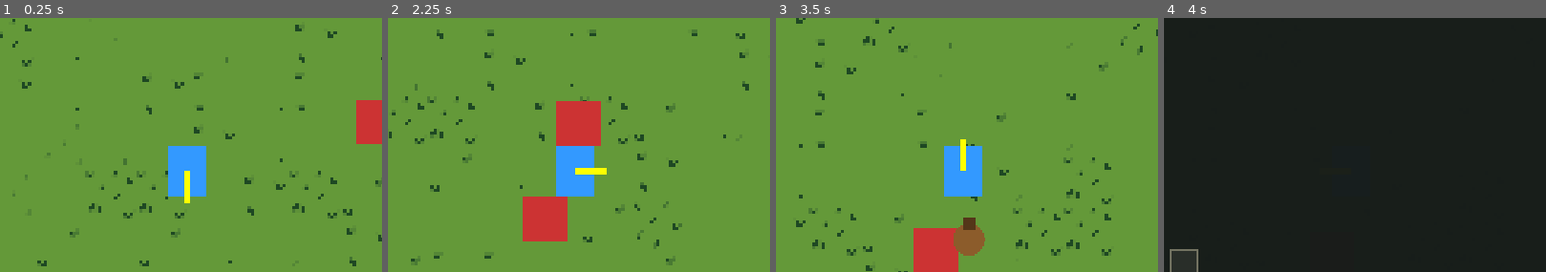
Above: before the commit, frames 1-4 (left to right).
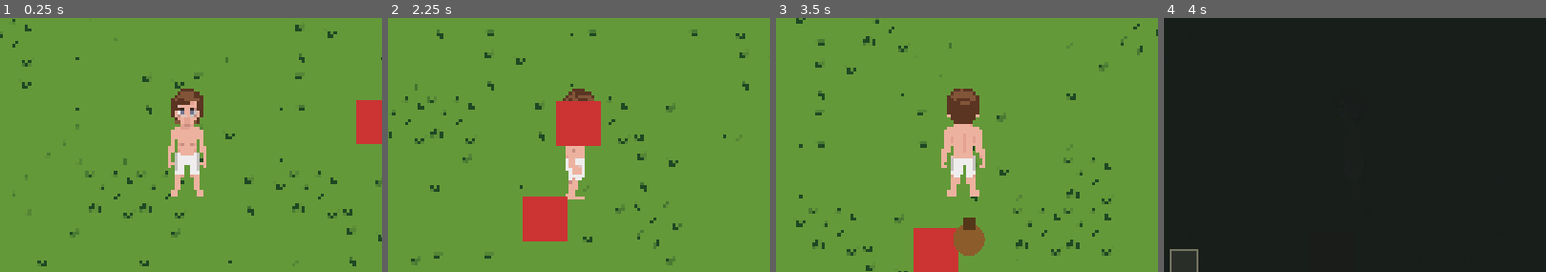
Above: after the commit, the same moments.

Repository: MysteriousSeal/ProjectInfinite
Game: Godot game, scene res://scenes/Main.tscn
The game is run twice, just before and just after one commit, with the same random seed, the same clock (stepped at 60 frames per second) and the same inputs.
Inputs (mouse positions are % of the whole screen's width and height, from its top left):
- Up to frame 1 (0.25 s): no input
- Up to frame 2 (2.25 s): move the mouse to (72, 45) at 0.52 s; hold D 0.53-1.28 s; tap 1 at 0.6 s; click (72, 45) at 0.67 s; tap Space at 0.77, 1.52 s; move the mouse to (30, 55) at 1.27 s; hold S 1.28-2.03 s; tap 2 at 1.35 s; move the mouse to (60, 28) at 2.02 s; hold D from 2.03 s (still down); tap 3 at 2.1 s
- Up to frame 3 (3.5 s): move the mouse to (45, 70) at 2.77 s; release D at 2.78 s; hold W from 2.78 s (still down); tap 4 at 2.85 s; click (45, 70) at 2.92 s; tap Space at 3.02 s
- Up to frame 4 (4 s): tap E at 3.5 s; move the mouse to (80, 65) at 3.52 s; release W at 3.53 s; hold A from 3.53 s (still down); hold I from 3.53 s (still down); tap Space at 3.77 s
The pictures show only the part of the screen within x 26-76%, y 20-70%; the shares and areas given below are measured in that part.

The runs differ from the first frame. In frame 1, 3.7% of the frame differs, in the area x 44-54%, y 27-73%; in frame 2, 2.4%; in frame 3, 3.9%, in the area x 43-55%, y 27-71%; in frame 4, less than 0.1%.

Commit message:
Add the hero sprite and starting gear icons
Replaces the placeholder rectangle with a four-direction hero drawn two
tiles tall, lifted so the feet rest on the bottom of the collision box
while the head overhangs the tile above. Movement stays free
eight-directional and a diagonal resolves to the cardinal it leans
towards.

Also adds icons for three armours and three weapons. Gear is art only
for now: equipping will show these in the bag rather than on the hero,
so the sprite does not need a variant per combination.

Diff:
--- a/scenes/Player.tscn
+++ b/scenes/Player.tscn
@@ -17,6 +17,8 @@
 [node name="CollisionShape2D" type="CollisionShape2D" parent="."]
 shape = SubResource("RectangleShape2D_body")
 
+[node name="Sprite" type="Sprite2D" parent="."]
+
 [node name="Health" type="Node" parent="."]
 script = ExtResource("2_health")
 max_health = 50
--- a/scripts/Player.gd
+++ b/scripts/Player.gd
@@ -15,8 +15,17 @@
 const SPEED_PER_DEXTERITY := 4.0
 const COOLDOWN_PER_DEXTERITY := 0.01
 
+# The sprite stands two tiles tall while the body occupies one, so it is
+# lifted until the feet sit on the bottom edge of the collision box.
+const SPRITE_LIFT := -9
+const HERO_SOUTH := preload("res://assets/hero/hero_south.png")
+const HERO_NORTH := preload("res://assets/hero/hero_north.png")
+const HERO_EAST := preload("res://assets/hero/hero_east.png")
+const HERO_WEST := preload("res://assets/hero/hero_west.png")
+
 @onready var health: Health = $Health
 @onready var hitbox: Area2D = $Hitbox
+@onready var sprite: Sprite2D = $Sprite
 
 var facing := Vector2.DOWN
 var attacking := false
@@ -43,6 +52,8 @@
 
 func _ready() -> void:
 	add_to_group("player")
+	sprite.offset = Vector2(0, SPRITE_LIFT)
+	_face_sprite()
 	hitbox.monitoring = false
 	hitbox.body_entered.connect(_on_hitbox_body_entered)
 	health.died.connect(_on_died)
@@ -58,7 +69,7 @@
 		if _poll_attack_pressed() and cooldown_timer <= 0.0:
 			_start_attack()
 	move_and_slide()
-	queue_redraw()
+	_face_sprite()
 
 func _handle_movement() -> void:
 	var dir := _get_input_dir()
@@ -167,6 +178,10 @@
 	died.emit()
 	queue_free.call_deferred()
 
-func _draw() -> void:
-	draw_rect(Rect2(-6, -8, 12, 16), Color(0.2, 0.6, 1.0))
-	draw_line(Vector2.ZERO, facing * 10.0, Color(1, 1, 0), 2.0)
+# Movement is free 8-directional but the art is drawn for four, so a diagonal
+# resolves to whichever cardinal it leans towards.
+func _face_sprite() -> void:
+	if absf(facing.x) > absf(facing.y):
+		sprite.texture = HERO_EAST if facing.x > 0.0 else HERO_WEST
+	else:
+		sprite.texture = HERO_SOUTH if facing.y > 0.0 else HERO_NORTH
Binary file added: assets/hero/hero_east.png
Not shown, added: assets/hero/hero_east.png.import
Binary file added: assets/hero/hero_north.png
Not shown, added: assets/hero/hero_north.png.import
Binary file added: assets/hero/hero_south.png
Not shown, added: assets/hero/hero_south.png.import
Binary file added: assets/hero/hero_west.png
Not shown, added: assets/hero/hero_west.png.import
Binary file added: assets/items/axe.png
Not shown, added: assets/items/axe.png.import
Binary file added: assets/items/chain.png
Not shown, added: assets/items/chain.png.import
(and 8 more such lines)
